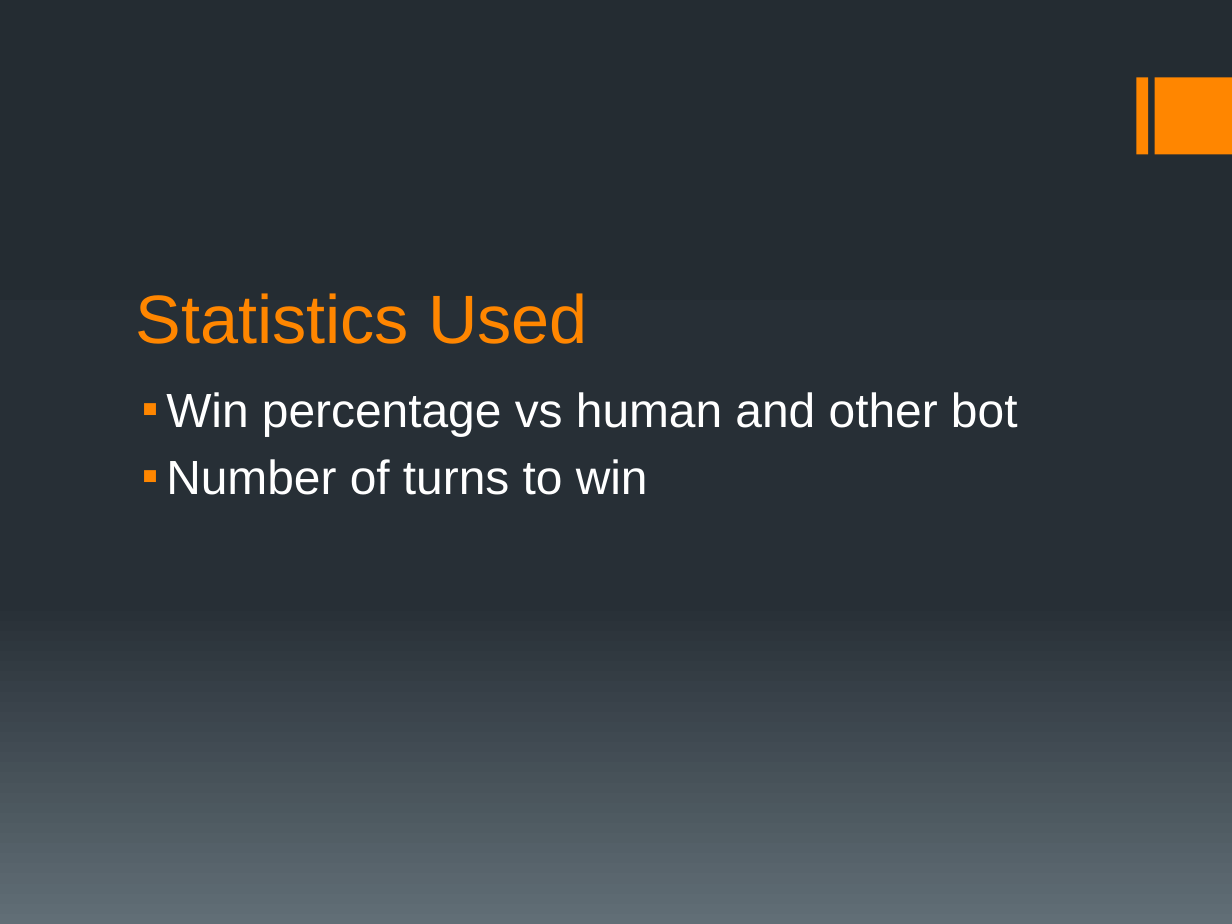
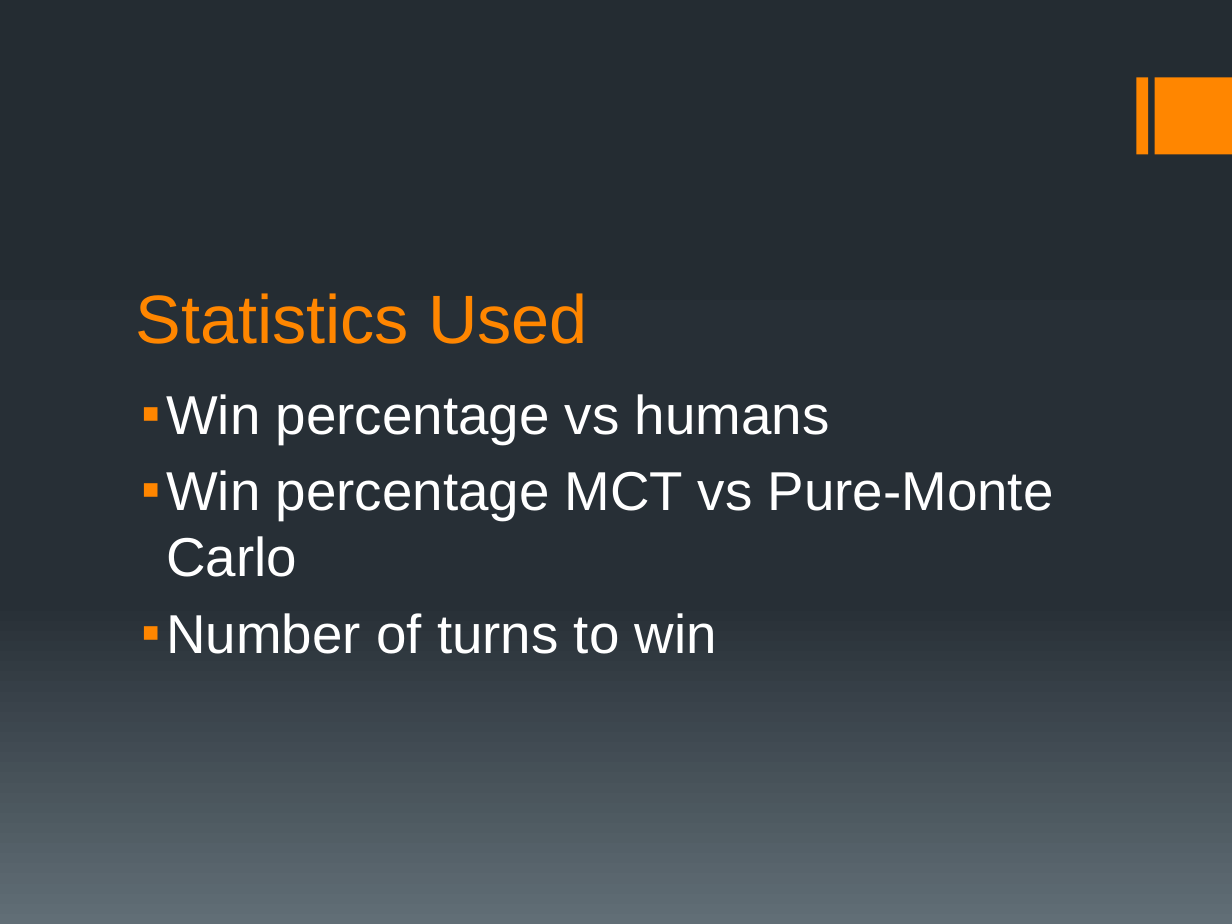
Before and after one commit to lsd53/AI_Practicum, a slide deck: slide 7 of project_ppt_lsd53_jdr289.pptx. Drawn at 1232x924 pixels with LibreOffice and Linux fonts; fonts in the diff are those of the drawing. Boxes give left, top, right and bottom in pixels: in the first picture for what was removed or moved away, otherwise in the second. Text is boxed around its words. In the diff, an @@ line names an element or a change of style, - is before the commit and + after.

```diff
--- a/project_ppt_lsd53_jdr289.pptx
+++ b/project_ppt_lsd53_jdr289.pptx
@@ text at bbox=[166, 394, 1054, 577]: text changed; size 28 to 32 pt @@
-▪ Win percentage vs human and other bot
+▪ Win percentage vs humans
+▪ Win percentage MCT vs Pure-Monte Carlo
@@ text at bbox=[166, 613, 717, 654]: size 28 to 32 pt in "Number of turns to win" @@
```
Also in this commit, not shown: 6 other slides changed.
